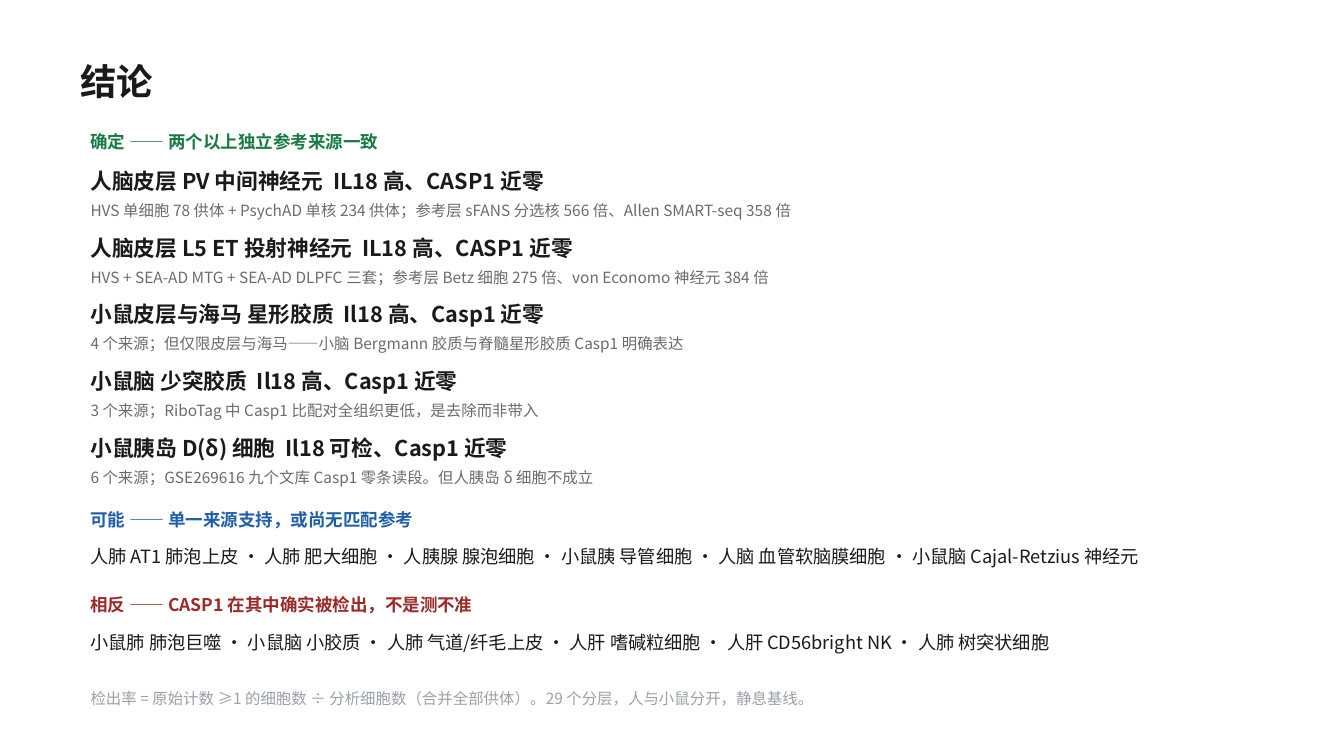
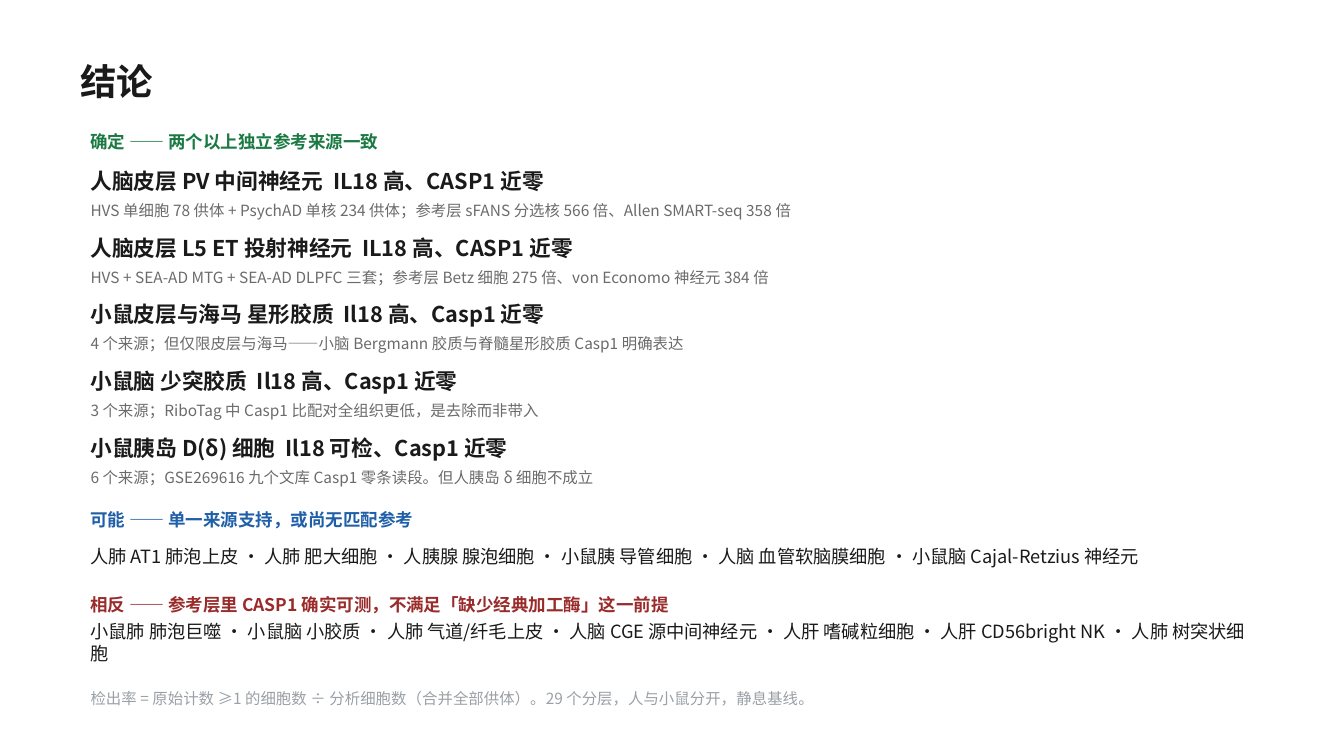
Before and after one commit to 7c96bzczcj-prog/aaa, a slide deck: slide 6 of il18_casp5organ/IL18_CASP_五器官筛选.pptx (slide 1 before the commit). Drawn at 1344x756 pixels with LibreOffice and Linux fonts; fonts in the diff are those of the drawing. Boxes give left, top, right and bottom in pixels: in the first picture for what was removed or moved away, otherwise in the second. Text is boxed around its words. In the diff, an @@ line names an element or a change of style, - is before the commit and + after.

```diff
--- a/il18_casp5organ/IL18_CASP_五器官筛选.pptx
+++ b/il18_casp5organ/IL18_CASP_五器官筛选.pptx
@@ text at bbox=[91, 596, 669, 614]: text changed @@
-相反 —— CASP1 在其中确实被检出，不是测不准
+相反 —— 参考层里 CASP1 确实可测，不满足「缺少经典加工酶」这一前提
@@ text at bbox=[91, 622, 1245, 662]: text changed @@
-小鼠肺 肺泡巨噬 · 小鼠脑 小胶质 · 人肺 气道/纤毛上皮 · 人肝 嗜碱粒细胞 · 人肝 CD56bright NK · 人肺 树突状细胞
+小鼠肺 肺泡巨噬 · 小鼠脑 小胶质 · 人肺 气道/纤毛上皮 · 人脑 CGE 源中间神经元 · 人肝 嗜碱粒细胞 · 人肝 CD56bright NK · 人肺 树突状细胞
```
Also in this commit, not shown: 1 other slide changed, 2 slides added, 4 slides removed, 5 other files.
